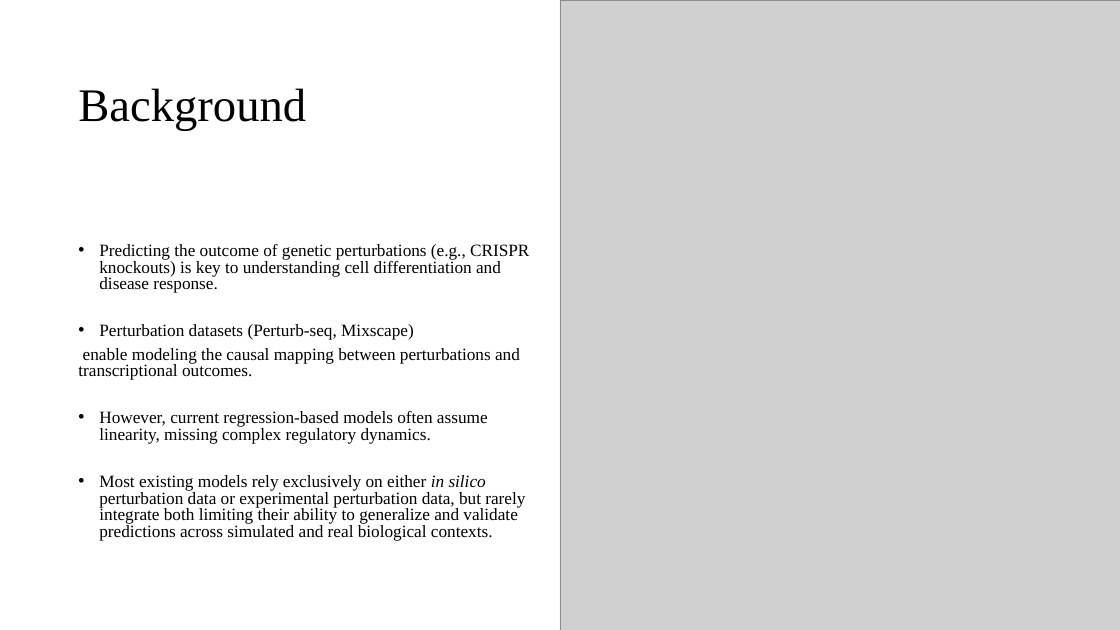
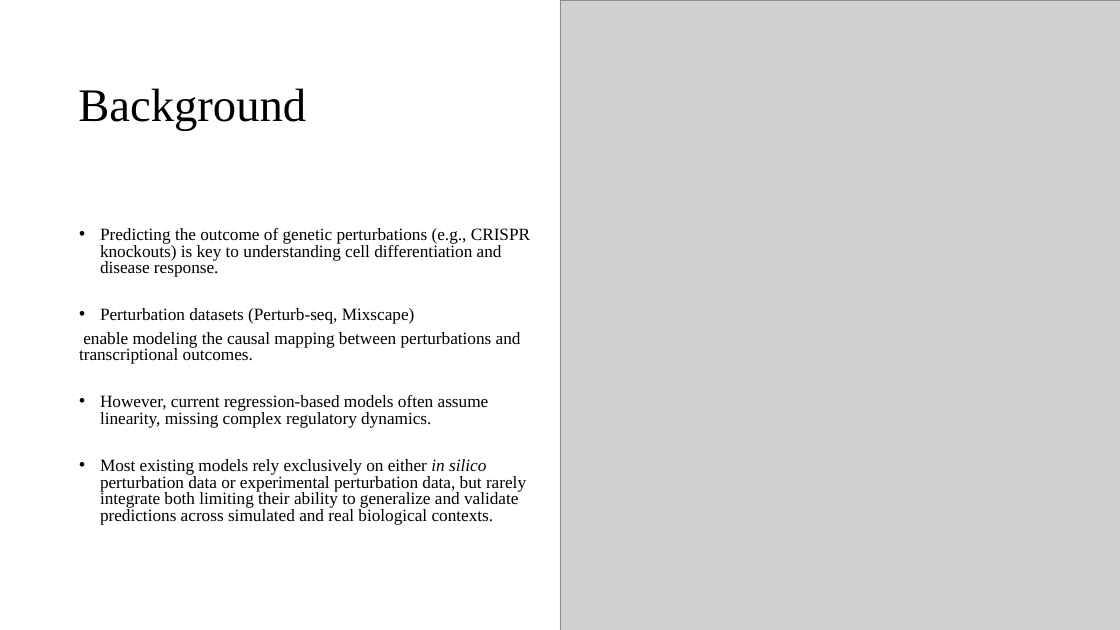
Before and after one commit to boabangf/GNN_RL_gene_trajectory_perturbation, a slide deck: slide 2 of ppt slides for omic codeathon.pptx. Drawn at 1120x630 pixels with LibreOffice and Linux fonts; fonts in the diff are those of the drawing; grey boxes stand for pictures. Boxes give left, top, right and bottom in pixels: in the first picture for what was removed or moved away, otherwise in the second. Text is boxed around its words. In the diff, an @@ line names an element or a change of style, - is before the commit and + after.

```diff
--- a/ppt slides for omic codeathon.pptx
+++ b/ppt slides for omic codeathon.pptx
@@ text "Predicting the outcome of genetic ...": place and size @@
-text "Predicting the outcome of genetic ..." at [78, 244, 529, 541]
+text "Predicting the outcome of genetic ..." at [79, 228, 530, 525]
```
Also in this commit, not shown: 3 other slides changed, 3 slides added, 2 slides removed.
